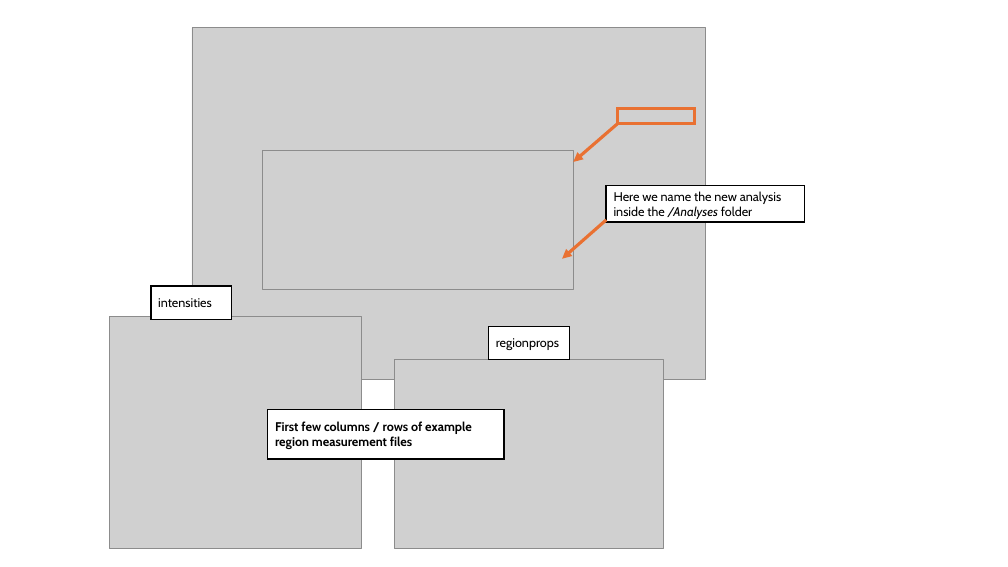
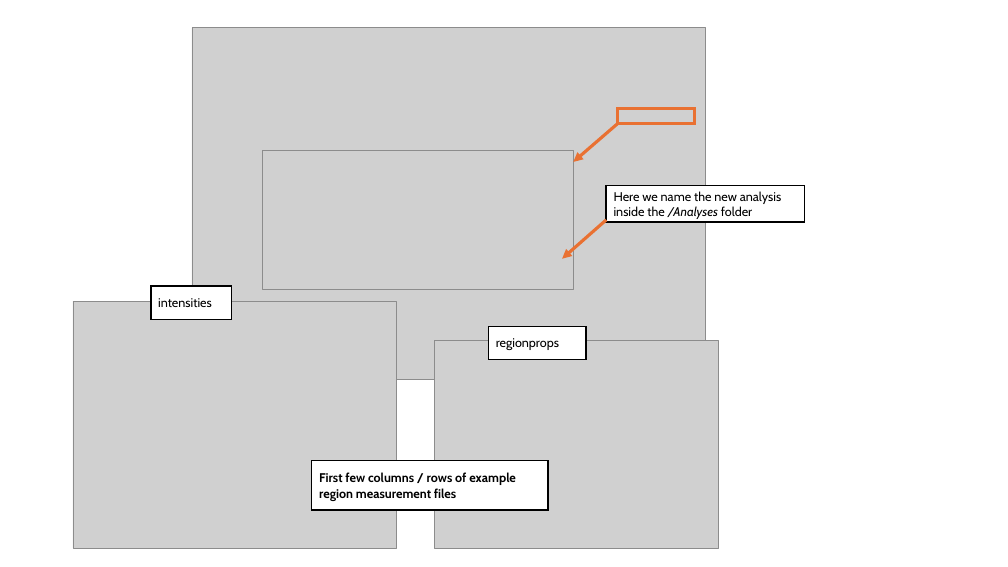
Before and after one commit to BenCaiello/PalmettoBUG, a slide deck: slide 9 of docs/source/odt_docs/image_development_slides/image_processing_dev.odp. Drawn at 1008x567 pixels with LibreOffice and Linux fonts; fonts in the diff are those of the drawing; grey boxes stand for pictures. Boxes give left, top, right and bottom in pixels: in the first picture for what was removed or moved away, otherwise in the second. Text is boxed around its words. In the diff, an @@ line names an element or a change of style, - is before the commit and + after.

```diff
--- a/docs/source/odt_docs/image_development_slides/image_processing_dev.odp
+++ b/docs/source/odt_docs/image_development_slides/image_processing_dev.odp
@@ picture: place and size @@
-picture at <box>109,316,361,549</box>
+picture at <box>73,301,397,548</box>
@@ freeform shape "regionprops": place and size @@
-freeform shape "regionprops" at <box>488,327,569,360</box>
+freeform shape "regionprops" at <box>488,327,586,360</box>
@@ picture: place and size @@
-picture at <box>395,360,664,549</box>
+picture at <box>435,340,718,548</box>
@@ freeform shape "First few columns / rows ...": place and size @@
-freeform shape "First few columns / rows ..." at <box>268,409,504,459</box>
+freeform shape "First few columns / rows ..." at <box>312,461,548,510</box>
```
Also in this commit, not shown: 3 other slides changed, 2 other files.
